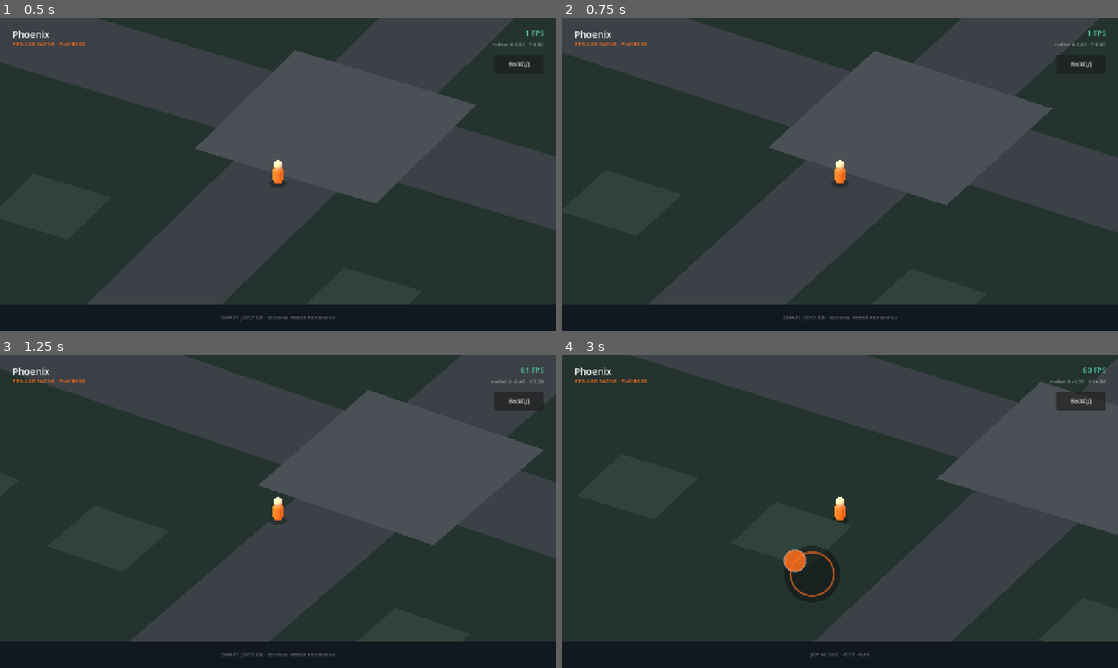
Above: before the commit, frames 1-4 (two rows, left to right).
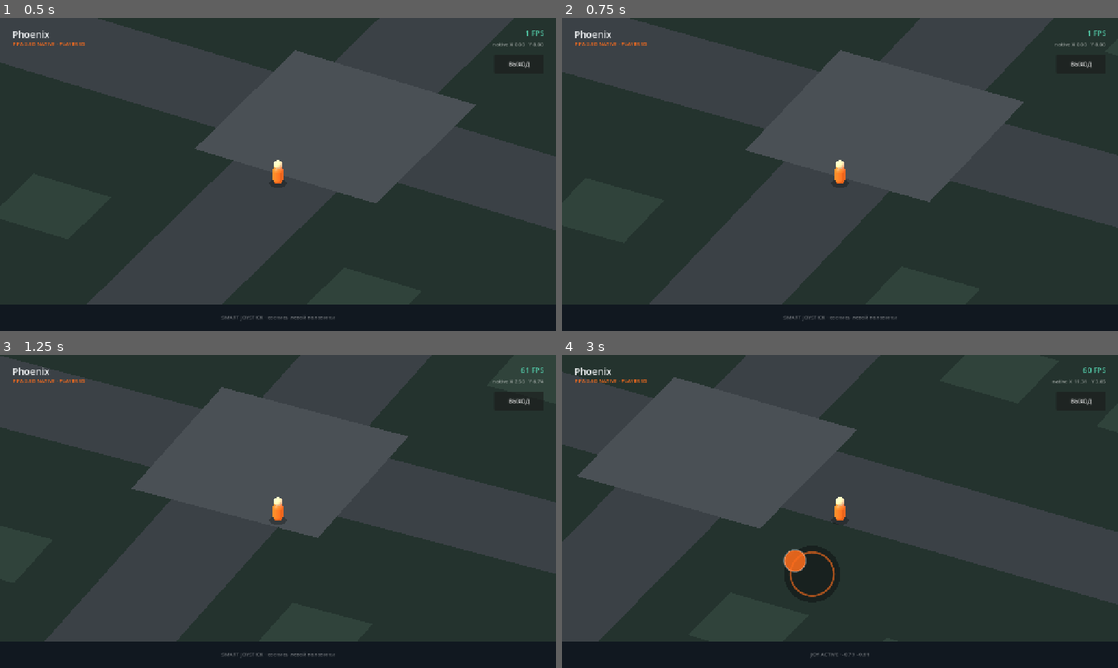
Above: after the commit, the same moments.

Repository: RayZenGreallyzzz/Phoenix-Launcher
Game: Godot game, scene res://world.tscn
Two runs of this game, one before a commit and one after it. Both use one fixed random seed, a clock stepped at 60 frames per second and the inputs below. This scene is started directly instead of the project's main scene.
Inputs (mouse positions are in pixels of both pictures, inside the frame that each line leads up to):
- Up to frame 1 (0.5 s): no input
- Up to frame 2 (0.75 s): tap Enter at 0.5 s; move the mouse to (962, 158) at 0.52 s; hold D from 0.53 s (still down); click (962, 158) at 0.67 s
- Up to frame 3 (1.25 s): keep holding D
- Up to frame 4 (3 s): release D at 1.25 s; drag from (728, 527) to (812, 574) at 1.27 s; move the mouse to (895, 442) at 2.02 s; hold D 2.03-2.75 s; drag from (812, 574) to (673, 464) at 2.77 s

Frame 1 is identical in both runs. In frame 2, 1.7% of the frame differs, in the area x 33-89%, y 10-60%; in frame 3, 9.0%; in frame 4, 22%, in the area x 2-100%, y 7-57%.

Commit message:
Use camera basis for correct native movement directions

Diff:
--- a/games/ppa-native/scripts/native_world.gd
+++ b/games/ppa-native/scripts/native_world.gd
@@ -135,9 +135,17 @@
     planar_velocity.y = move_toward(planar_velocity.y, desired_planar.y, ACCELERATION * delta)
 
     # Joystick coordinates are PPA map coordinates: +X right, +Y down.
-    # Project them onto the tilted 3D ground so movement still follows the finger.
-    var forward := Vector3(-CAMERA_OFFSET.x, 0.0, -CAMERA_OFFSET.z).normalized()
-    var right := Vector3(forward.z, 0.0, -forward.x).normalized()
+    # Derive screen-space movement from the actual camera basis, projected onto
+    # the gameplay plane. This keeps left/right/up/down correct even if camera
+    # angle or offset changes later.
+    var right := camera.global_transform.basis.x
+    right.y = 0.0
+    right = right.normalized()
+
+    var forward := -camera.global_transform.basis.z
+    forward.y = 0.0
+    forward = forward.normalized()
+
     var ground_velocity := right * planar_velocity.x + forward * (-planar_velocity.y)
 
     player.position += ground_velocity * delta
